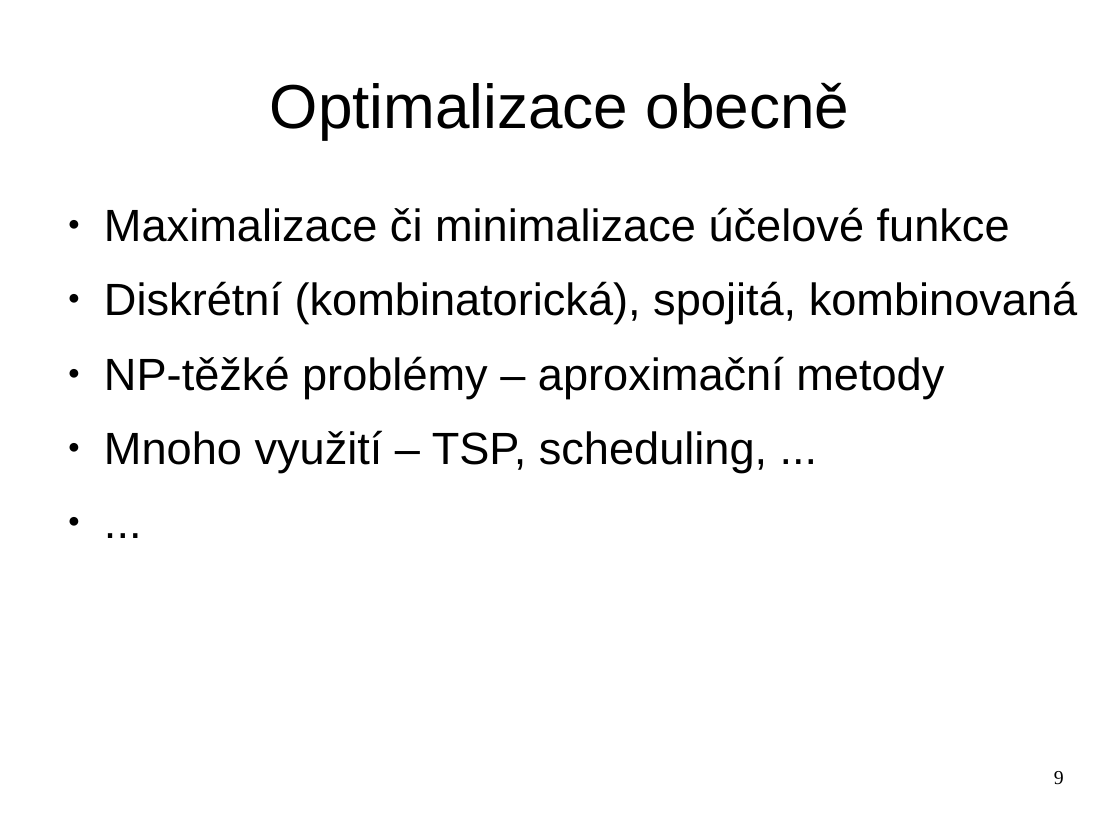
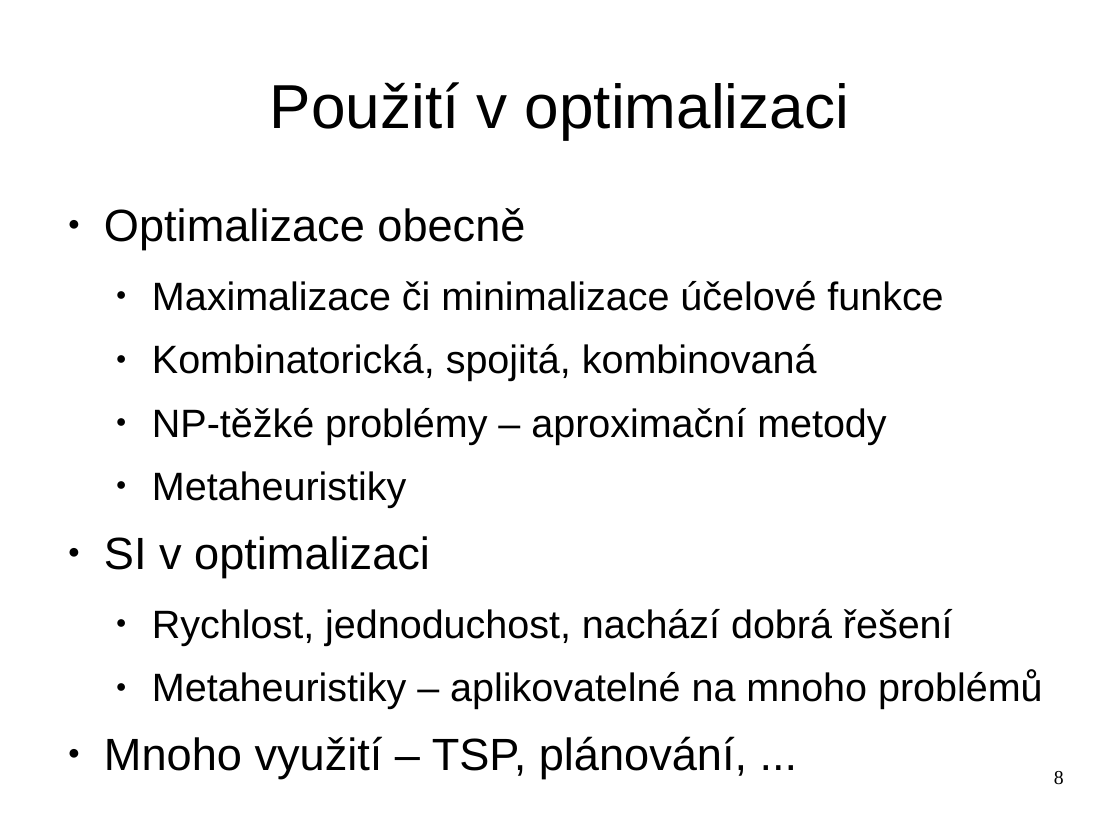
Before and after one commit to hellerstanislav/sin, a slide deck: slide 8 of presentation/swarm.odp (slide 9 before the commit). Drawn at 1120x840 pixels with LibreOffice and Linux fonts; fonts in the diff are those of the drawing. Boxes give left, top, right and bottom in pixels: in the first picture for what was removed or moved away, otherwise in the second. Text is boxed around its words. In the diff, an @@ line names an element or a change of style, - is before the commit and + after.

```diff
--- a/presentation/swarm.odp
+++ b/presentation/swarm.odp
@@ title at [270, 82, 849, 139]: text changed @@
-Optimalizace obecně
+Použití v optimalizaci
@@ text at [104, 208, 525, 250]: paragraph added @@
+● Optimalizace obecně
@@ text at [152, 281, 943, 444]: size 32 to 28 pt in "Maximalizace či minimalizace účelové funkce", "NP-těžké problémy – aproximační metody"; list level 1 to 2 in "Maximalizace či minimalizace účelové funkce"; list level 1 to 2 in "NP-těžké problémy – aproximační metody" @@
@@ text at [152, 344, 817, 381]: text changed; size 32 to 28 pt @@
-● Diskrétní (kombinatorická), spojitá, kombinovaná
+  ● Kombinatorická, spojitá, kombinovaná
@@ text at [104, 471, 1043, 779]: text changed; size 32 to 28 pt @@
-● Mnoho využití – TSP, scheduling, ...
-● ...
+  ● Metaheuristiky
+● SI v optimalizaci
+  ● Rychlost, jednoduchost, nachází dobrá řešení
+  ● Metaheuristiky – aplikovatelné na mnoho problémů
+● Mnoho využití – TSP, plánování, ...
@@ page number at [1054, 771, 1064, 785]: text changed @@
-9
+8
```
Also in this commit, not shown: 4 other slides changed, 1 slide added, 2 slides removed, 1 other file.
